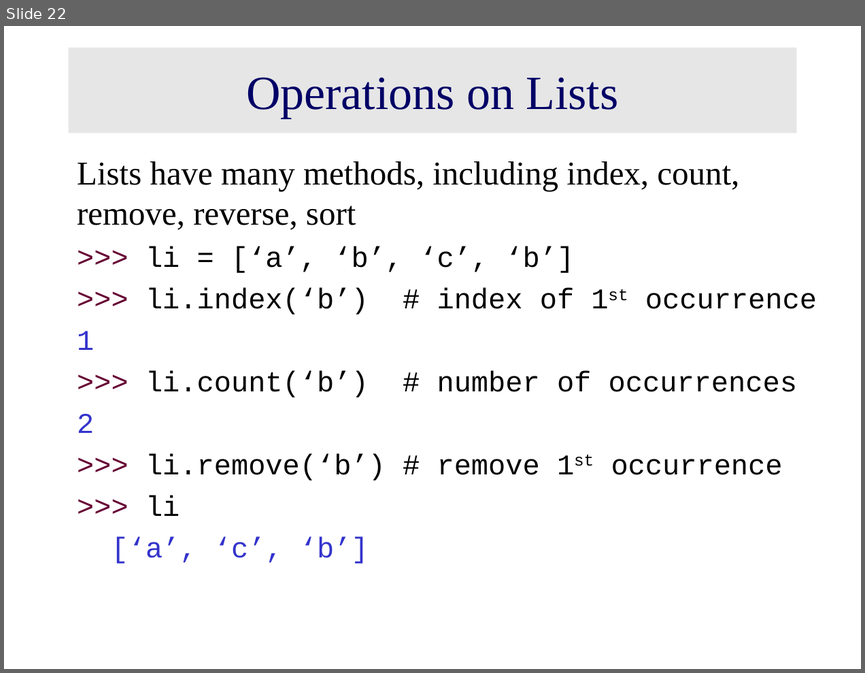
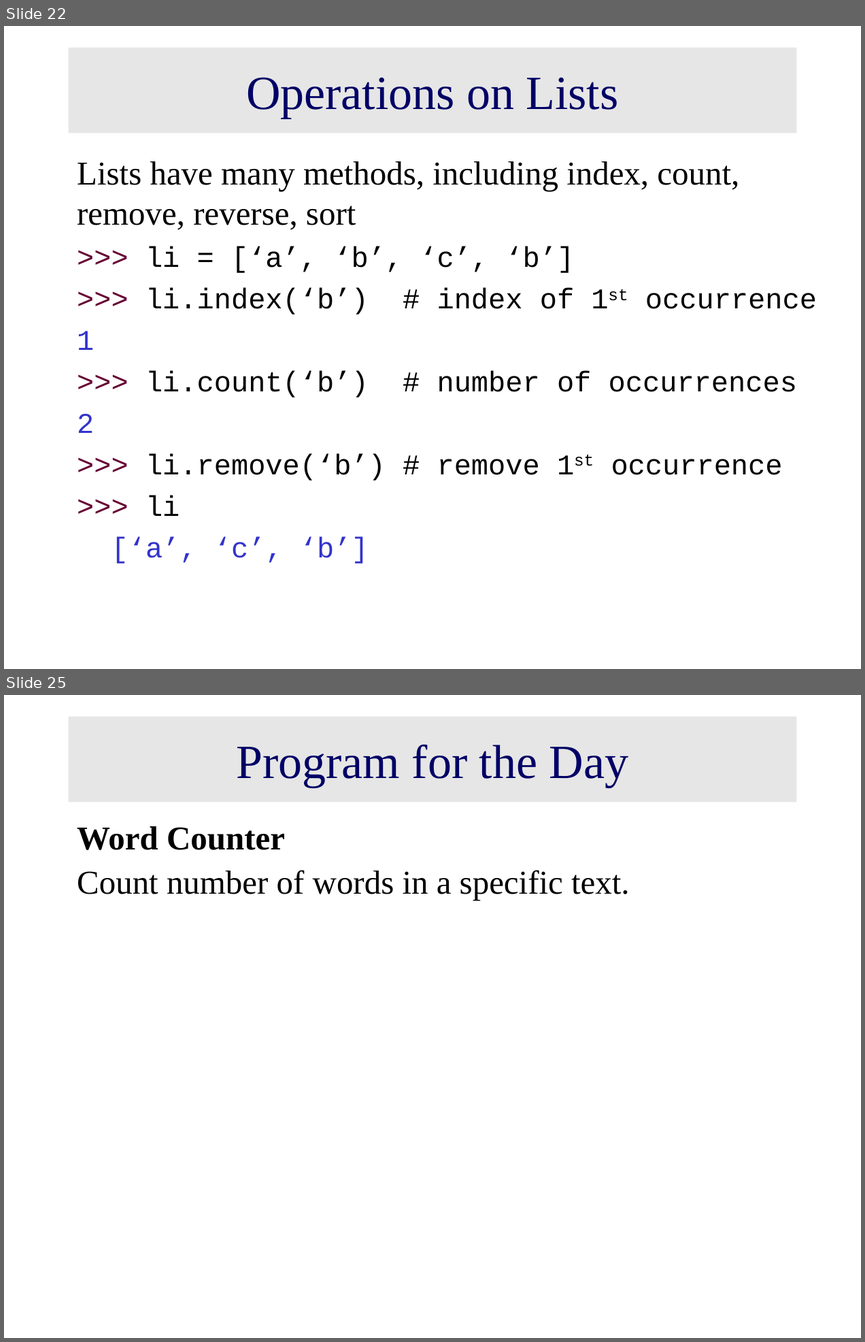
Before and after one commit to raaes0123/Python-training-resource, a slide deck: Python Day 2.ppt. Shown one above the other, each under a label of ours: slide 22 before the commit, slides 22 and 25 after it; the slides between them are not shown. The pictures are 865x673 and 865x1342 pixels, drawn with LibreOffice and Linux fonts; fonts in the diff are those of the drawing. Boxes give left, top, right and bottom in pixels: in the first picture for what was removed or moved away, otherwise in the second. Text is boxed around its words. In the diff, an @@ line names an element or a change of style, - is before the commit and + after.

```diff
--- a/Python Day 2.ppt
+++ b/Python Day 2.ppt
@@ slide 25 added at (4,695,861,1338), background #FFFFFF @@
@@ title added at (68,717,797,802), fill #E6E6E6, 40 pt, text #000066 @@
+Program for the Day
@@ text added at (77,826,630,900), 28 pt, text #000000 @@
+Word Counter
+Count number of words in a specific text.
```
Also in this commit, not shown: 5 slides changed, 6 other slides added, 2 slides removed, 1 other file.
